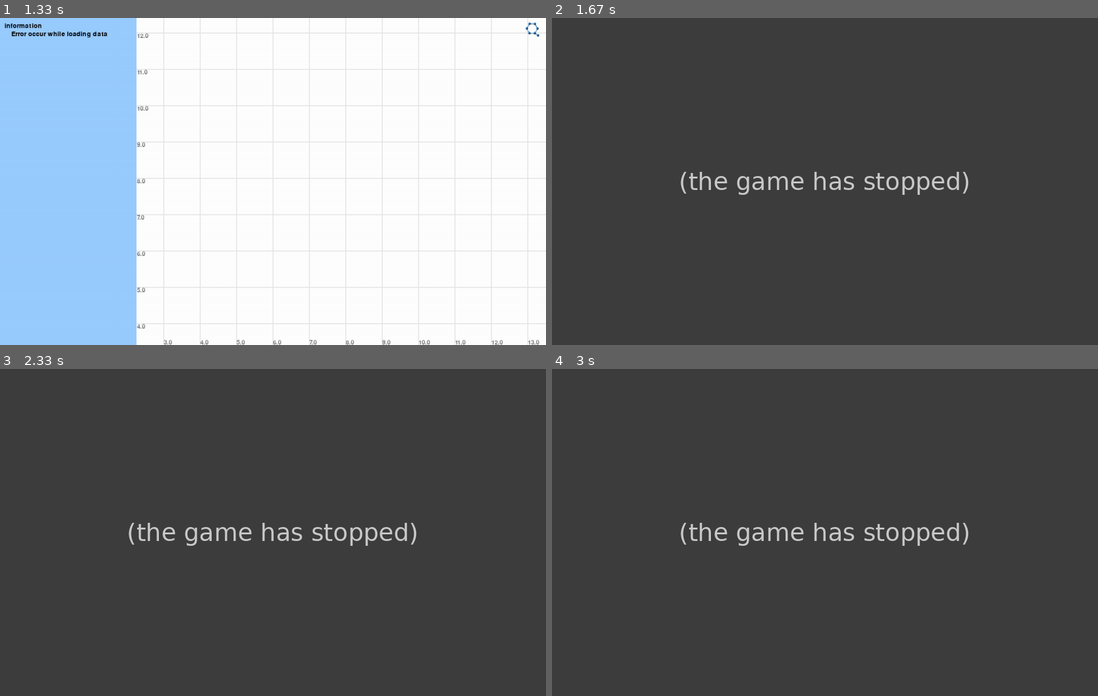
Above: before the commit, frames 1-4 (two rows, left to right).
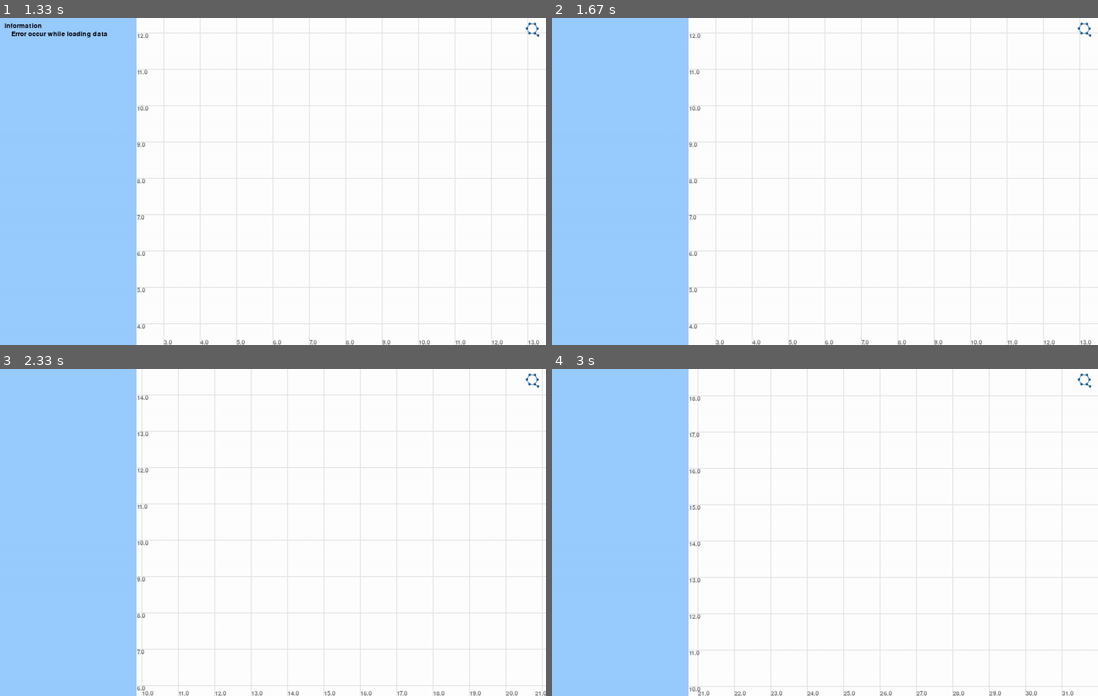
Above: after the commit, the same moments.

Repository: Quark-Games/YEquals
Game: pygame game, started from func_sim.py
Same seed, same stepped clock (60 frames per second), same inputs: the game is played once before the commit and once after it.
Inputs (mouse positions are in pixels of both pictures, inside the frame that each line leads up to):
- Up to frame 1 (1.33 s): press the mouse at (535, 24) at 0.37 s; move the mouse to (436, 148) at 0.47 s; release the mouse at (343, 273) at 0.6 s; press the mouse at (535, 24) at 0.7 s; move the mouse to (507, 145) at 0.8 s; release the mouse at (475, 263) at 0.93 s; press the mouse at (535, 24) at 1.03 s; move the mouse to (371, 70) at 1.13 s; release the mouse at (212, 116) at 1.27 s
- Up to frame 2 (1.67 s): hold Up from 1.33 s (still down)
- Up to frame 3 (2.33 s): release Up at 1.7 s; press the mouse at (535, 375) at 1.77 s; move the mouse to (409, 427) at 1.87 s; move the mouse to (289, 480) at 1.97 s; release the mouse at (289, 480) at 2 s; press the mouse at (535, 375) at 2.1 s; move the mouse to (382, 408) at 2.2 s; move the mouse to (229, 440) at 2.3 s
- Up to frame 4 (3 s): release the mouse at (781, 440) at 2.33 s; press the mouse at (1087, 375) at 2.43 s; move the mouse to (879, 444) at 2.53 s; move the mouse to (672, 512) at 2.63 s; release the mouse at (672, 512) at 2.67 s; press the mouse at (1087, 375) at 2.77 s; move the mouse to (901, 454) at 2.87 s; move the mouse to (710, 532) at 2.97 s

Frame 1 is identical in both runs. In frame 2, 100% of the frame differs, in the area x 0-100%, y 0-100%; in frame 3, 100%; in frame 4, 100%.
Error before the commit: IndexError: list index out of range (func_sim.py line 256); the game stopped at 1.33 s (later frames are placeholders)

Commit message:
zooming in and out to mouse

Diff:
--- a/func_sim.py
+++ b/func_sim.py
@@ -40,12 +40,11 @@
 SCALE_DX = 80
 SCALE_DY = 80
 SCALE_RATIO = 1.2
-CORNER = pygame.Rect(display_width - 45, 0, 45, 36)
 
 SS_PATH = os.path.join(os.path.expanduser('~'), "Desktop", "screenshot.jpg")
 FULL_EXP = r"(?P<exp>.+)\[(?P<domain>.+)\]\s*$"
 COE_PAIR = r"[0-9|\)|x][x|\(]"
-PARENTHESIS = {'(' : ')', '[' : ']'}
+PARENTHESIS = {'(': ')', '[': ']'}
 
 ALTS = ((K_v, '√'),
         (K_p, 'π'),
@@ -67,7 +66,6 @@
           ('=', "=="),
           ('≠', "!="))
 
-sig_figure = lambda x, fig: round(x, fig - int(floor(log10(abs(x)))) - 1)
 
 class File:
 
@@ -115,14 +113,14 @@
         textBitmap = self.label_font.render(textString, True, color)
         textRect = textBitmap.get_rect()
         left_most = Tab.width if tab.visible else 0
-        if x > display_width - textRect.width:
+        if x < left_most:
+            x = left_most
+        elif x > display_width - textRect.width:
             x = display_width - textRect.width
-        elif x < left_most:
-            x = left_most
-        if y > display_height - textRect.height:
+        if y < 0:
+            y = 0
+        elif y > display_height - textRect.height:
             y = display_height - textRect.height
-        elif y < 0:
-            y = 0
         display.blit(textBitmap, [x + 1, y + 1])
 
     def put(self, screen, textString, color=BLACK):
@@ -163,10 +161,36 @@
 
     def __init__(self):
         self.origin = [display_width / 2 + Tab.width / 2, display_height / 2]
-        self.scalex = SCALE_DX
-        self.scaley = SCALE_DY
+        self._scalex = SCALE_DX
+        self._scaley = SCALE_DY
         self.axis_show = True
         self.grid_show = True
+
+    @property
+    def scalex(self):
+        return self._scalex
+
+    @scalex.setter
+    def scalex(self, value):
+        old_scalex = self._scalex
+        mouse_x = pygame.mouse.get_pos()[0]
+        coor.chori((self.origin[0]-mouse_x)/old_scalex*(value-old_scalex), 0)
+        self._scalex = value
+
+    @property
+    def scaley(self):
+        return self._scaley
+
+    @scaley.setter
+    def scaley(self, value):
+        old_scaley = self._scaley
+        mouse_y = pygame.mouse.get_pos()[1]
+        coor.chori(0, (self.origin[1]-mouse_y)/old_scaley*(value-old_scaley))
+        self._scaley = value
+
+    def chori(self, move_x, move_y):
+        self.origin[0] += move_x
+        self.origin[1] += move_y
 
     def axis(self):
         if self.axis_show:
@@ -219,10 +243,6 @@
                 val = sig_figure(val, 2)
                 message.label(label_x, line_y, val)
 
-    def chori(self, move_x, move_y):
-        self.origin[0] += move_x
-        self.origin[1] += move_y
-
 
 class Func:
     limit = 8
@@ -253,11 +273,11 @@
         if index == 'u':
             if Func._act_index > 0:
                 Func._act_index -= 1
-            Func.active = Func.family[Func._act_index]
+                Func.active = Func.family[Func._act_index]
         elif index == 'd':
             if Func._act_index < len(Func.family) - 1:
                 Func._act_index += 1
-            Func.active = Func.family[Func._act_index]
+                Func.active = Func.family[Func._act_index]
         elif Func.family:
             Func.active = Func.family[index]
             Func._act_index = index
@@ -438,6 +458,10 @@
 tab = Tab()
 
 
+def sig_figure(x, fig):
+    return round(x, fig - int(floor(log10(abs(x)))) - 1)
+
+
 def main():
     global display_width, display_height, shortcuts
 
@@ -450,7 +474,7 @@
         # reset
         message.reset()
         func = Func.active
-        corner = CORNER
+        corner = pygame.Rect(display_width - 45, 0, 45, 36)
 
         # keyboard controls
         for event in pygame.event.get():
@@ -480,12 +504,12 @@
                         coor.scalex *= 2
                         coor.scaley *= 2
                     elif event.key == K_0:
+                        coor.scalex, coor.scaley = SCALE_DX, SCALE_DY
                         if tab.visible:
                             coor.origin = [display_width / 2 + Tab.width / 2,
                                            display_height / 2]
                         else:
                             coor.origin = [display_width/2, display_height/2]
-                        coor.scalex, coor.scaley = SCALE_DX, SCALE_DY
                     elif event.key == K_9:
                         ave = (coor.scalex + coor.scaley) / 2
                         coor.scalex, coor.scaley = ave, ave
@@ -572,7 +596,7 @@
             coor.chori(*pygame.mouse.get_rel())
         elif mouse_press[2]:
             mouse_move = pygame.mouse.get_rel()
-            coor.scalex *= 1 + mouse_move[0] / display_width
+            coor.scalex *= 1 + mouse_move[0] / -display_width
             coor.scaley *= 1 + mouse_move[1] / display_height
         else:
             if corner.collidepoint(mouse_pos):
@@ -639,13 +663,6 @@
     message.reset()
 
 
-def quit_all(save=True):
-    if save:
-        data.put()
-    pygame.quit()
-    quit()
-
-
 def error(e_name):
     display.fill(WHITE)
     message.reset()
@@ -664,6 +681,13 @@
         clock.tick(FPS)
 
 
+def quit_all(save=True):
+    if save:
+        data.put()
+    pygame.quit()
+    quit()
+
+
 # try:
 main()
 # except Exception as e:
